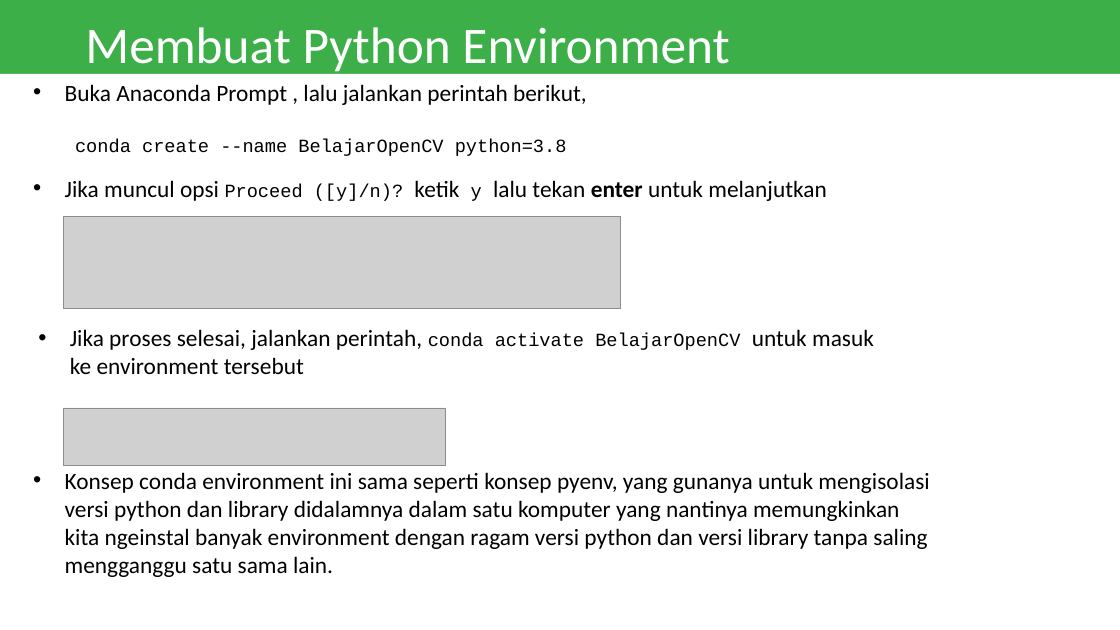
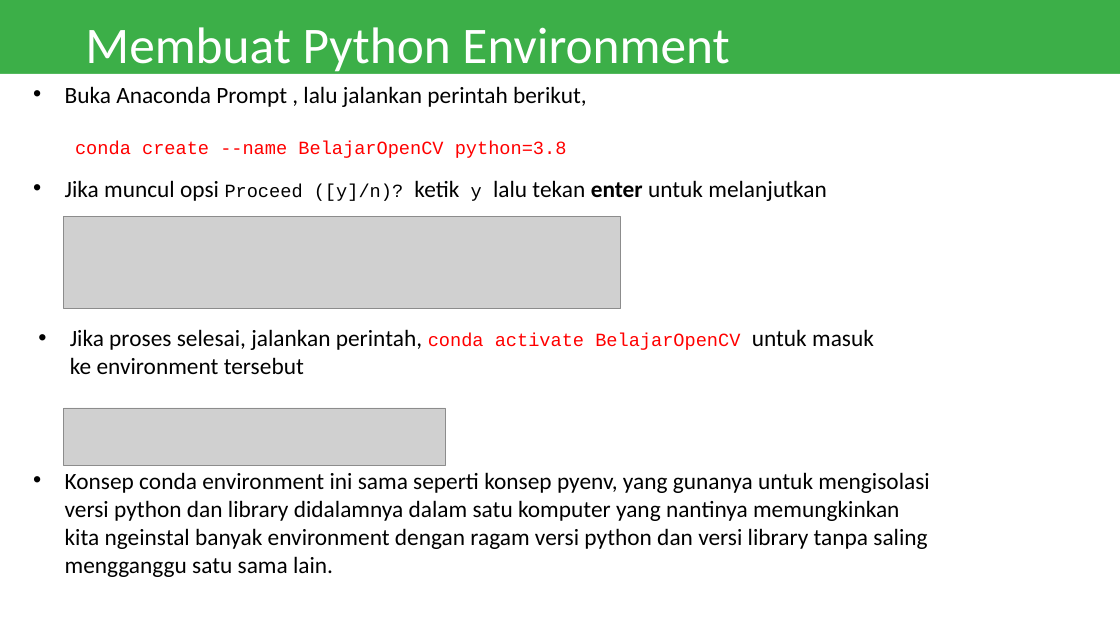
Before and after one commit to Muhammad-Yunus/OpenCV-ObjectAnalysis-Learn, a slide deck: slide 7 of Pengenalan Anaconda Dan VS Code Jupyter Notebook.pptx. Drawn at 1120x630 pixels with LibreOffice and Linux fonts; fonts in the diff are those of the drawing; grey boxes stand for pictures. Boxes give left, top, right and bottom in pixels: in the first picture for what was removed or moved away, otherwise in the second. Text is boxed around its words. In the diff, an @@ line names an element or a change of style, - is before the commit and + after.

Commit message:
update

```diff
--- a/Pengenalan Anaconda Dan VS Code Jupyter Notebook.pptx
+++ b/Pengenalan Anaconda Dan VS Code Jupyter Notebook.pptx
@@ text at (75, 141, 567, 158): text colour #000000 to #FF0000 in "conda create --name BelajarOpenCV python=3.8" @@
@@ text "Jika proses selesai, jalankan perintah, ..." at (70, 329, 874, 374): text colour #000000 to #FF0000 in "conda activate BelajarOpenCV" @@
```
Also in this commit, not shown: 1 other slide changed.
